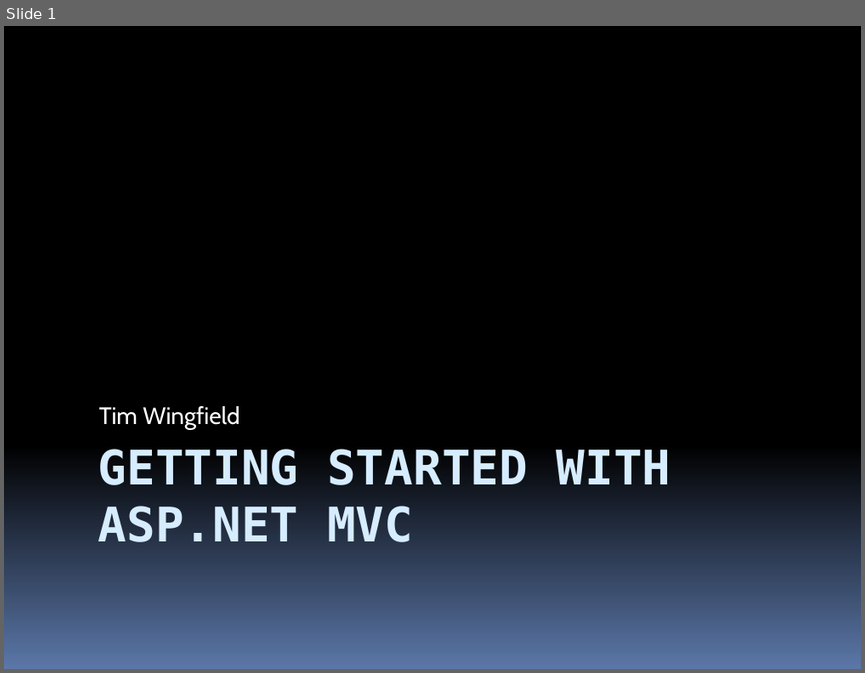
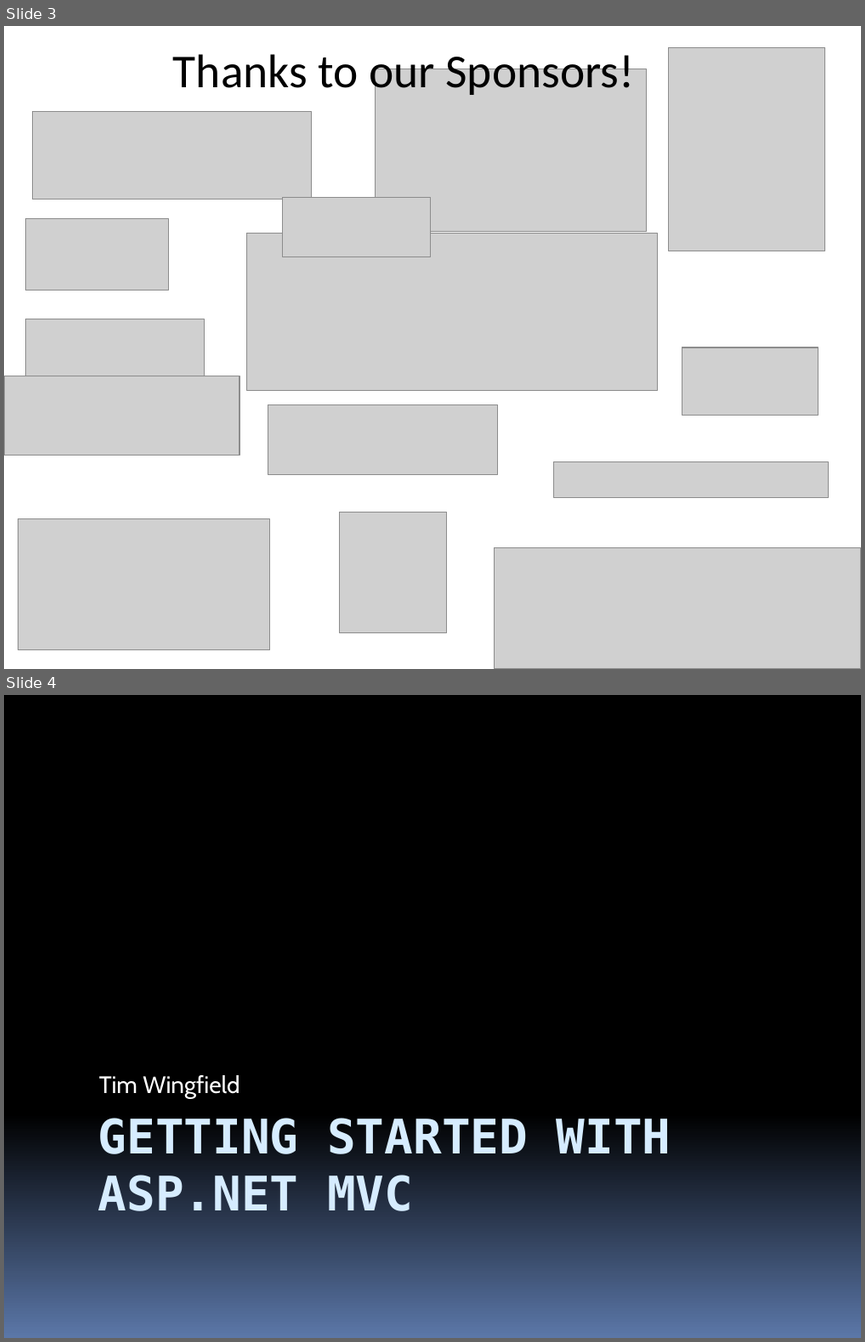
Before and after one commit to stevenharman/codeincubator, a slide deck: Samples/Getting-Started-With-MVC/Getting Started with MVC.pptx. Shown one above the other, each under a label of ours: slide 1 before the commit, slides 3 and 4 after it. The pictures are 865x673 and 865x1342 pixels, drawn with LibreOffice and Linux fonts; fonts in the diff are those of the drawing; grey boxes stand for pictures. Boxes give left, top, right and bottom in pixels: in the first picture for what was removed or moved away, otherwise in the second. Text is boxed around its words. In the diff, an @@ line names an element or a change of style, - is before the commit and + after.

Commit message:
Ted Nugent slide add with WebForm pros. CODoDN sponsor slides on first three.

```diff
--- a/Samples/Getting-Started-With-MVC/Getting Started with MVC.pptx
+++ b/Samples/Getting-Started-With-MVC/Getting Started with MVC.pptx
@@ slide 3 added at bbox=[4, 26, 861, 669], background #FFFFFF @@
@@ title added at bbox=[173, 48, 635, 99], 39.6 pt, text #000000 @@
+Thanks to our Sponsors!
@@ picture added at bbox=[668, 47, 825, 250] @@
@@ picture added at bbox=[375, 68, 647, 232] @@
@@ picture added at bbox=[32, 112, 311, 199] @@
@@ picture added at bbox=[283, 198, 431, 257] @@
@@ picture added at bbox=[25, 219, 169, 290] @@
@@ picture added at bbox=[246, 233, 657, 390] @@
@@ picture added at bbox=[25, 319, 204, 376] @@
@@ picture added at bbox=[682, 347, 818, 415] @@
@@ picture added at bbox=[4, 375, 239, 454] @@
@@ picture added at bbox=[268, 405, 498, 474] @@
@@ picture added at bbox=[554, 461, 828, 497] @@
@@ picture added at bbox=[18, 519, 270, 650] @@
@@ picture added at bbox=[340, 512, 447, 633] @@
@@ picture added at bbox=[494, 547, 861, 669] @@
@@ what was slide 1 is now slide 4 @@
```
Also in this commit, not shown: 3 other slides added.
